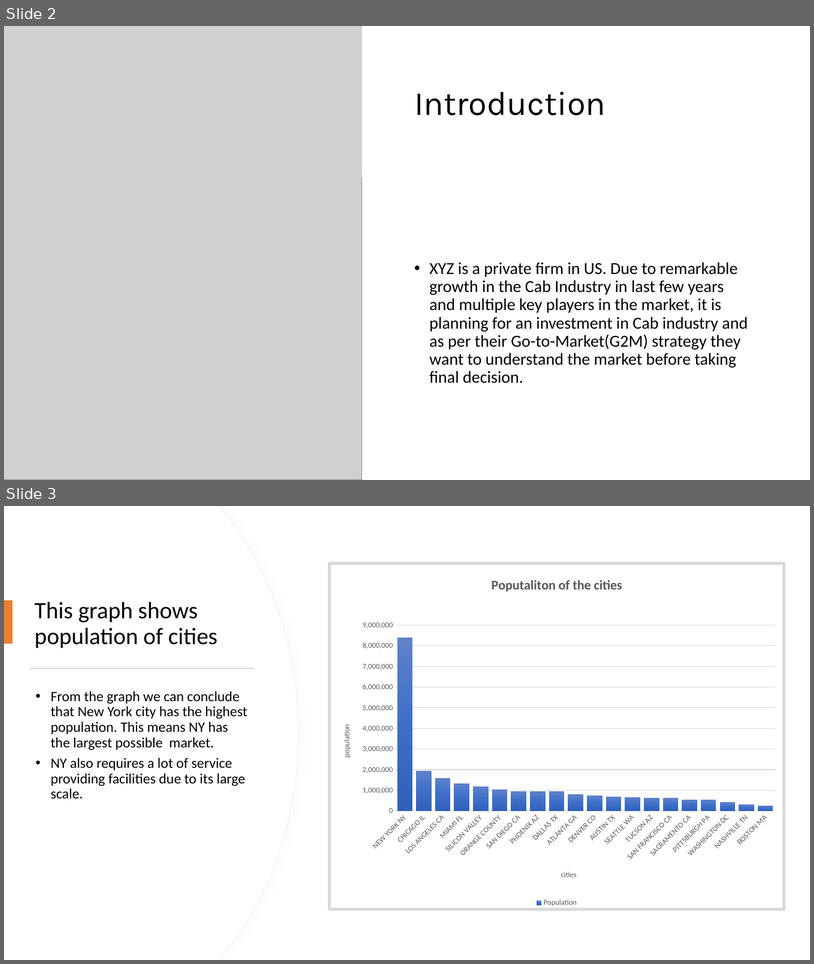
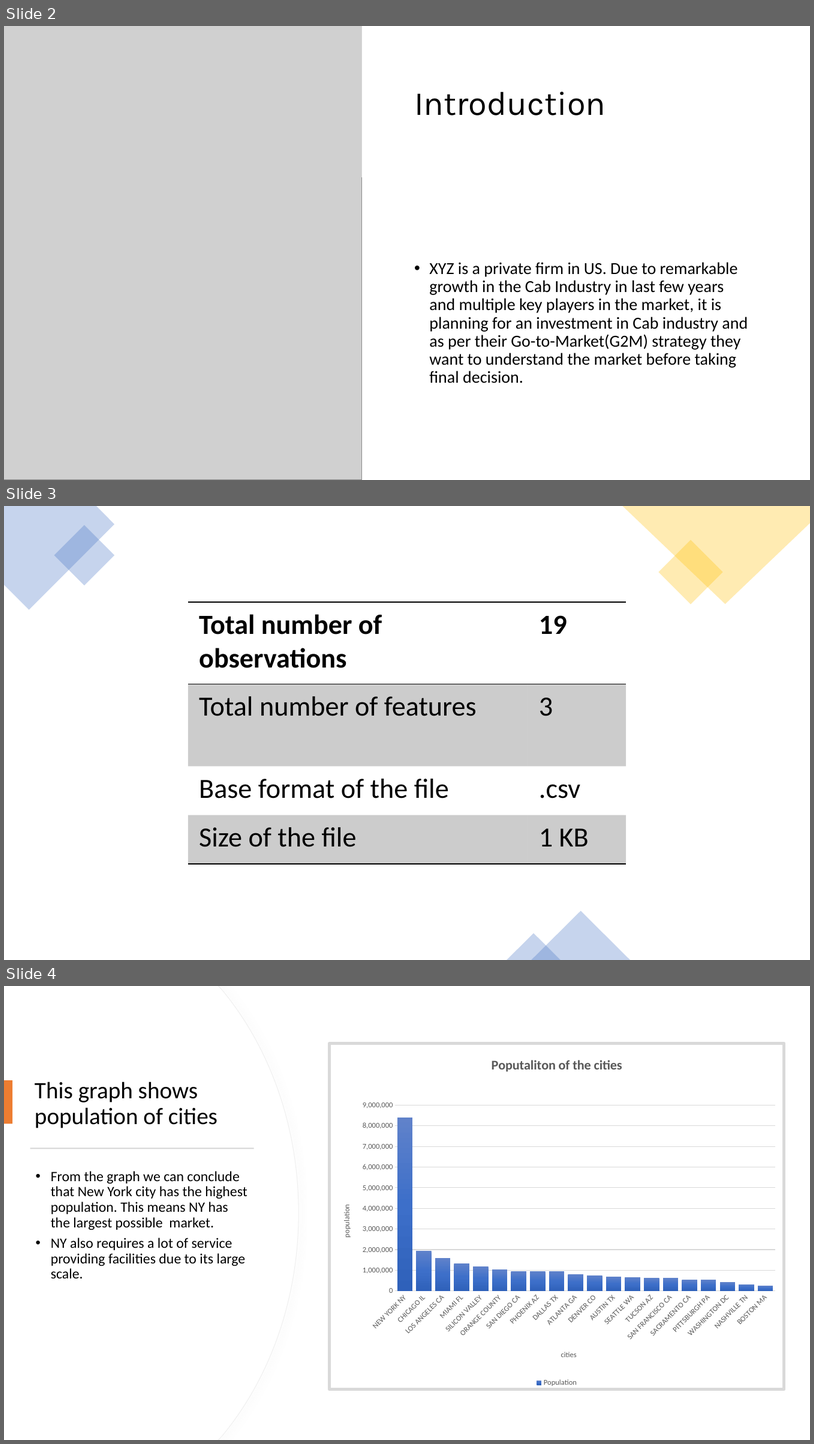
Before and after one commit to Hyster329/W2, a slide deck: G2M insight for Cab Investment firm.pptx. Shown one above the other, each under a label of ours: slides 2 and 3 before the commit, slides 2, 3 and 4 after it. The pictures are 814x964 and 814x1444 pixels, drawn with LibreOffice and Linux fonts; fonts in the diff are those of the drawing; grey boxes stand for pictures. Boxes give left, top, right and bottom in pixels: in the first picture for what was removed or moved away, otherwise in the second. Text is boxed around its words. In the diff, an @@ line names an element or a change of style, - is before the commit and + after.

```diff
--- a/G2M insight for Cab Investment firm.pptx
+++ b/G2M insight for Cab Investment firm.pptx
@@ slide 3 added at (x1=4, y1=506, x2=810, y2=960), background #FFFFFF @@
@@ freeform shape added at (x1=4, y1=506, x2=115, y2=610), fill #4472C4 at 30% opacity @@
@@ freeform shape added at (x1=623, y1=506, x2=810, y2=604), fill #FFC000 at 30% opacity @@
@@ rectangle added at (x1=54, y1=525, x2=115, y2=586), fill #4472C4 at 30% opacity @@
@@ rectangle added at (x1=659, y1=540, x2=723, y2=604), fill #FFC000 at 30% opacity @@
@@ table added at (x1=188, y1=602, x2=626, y2=864), 4 rows, 2 columns @@
+Total number of observations | 19
+Total number of features | 3
+Base format of the file | .csv
+Size of the file | 1 KB
@@ triangle added at (x1=531, y1=911, x2=630, y2=960), fill #4472C4 at 30% opacity @@
@@ triangle added at (x1=507, y1=933, x2=561, y2=960), fill #4472C4 at 30% opacity @@
@@ what was slide 3 is now slide 4 @@
```
Also in this commit, not shown: 1 slide changed, 3 other slides added, 2 other files.
